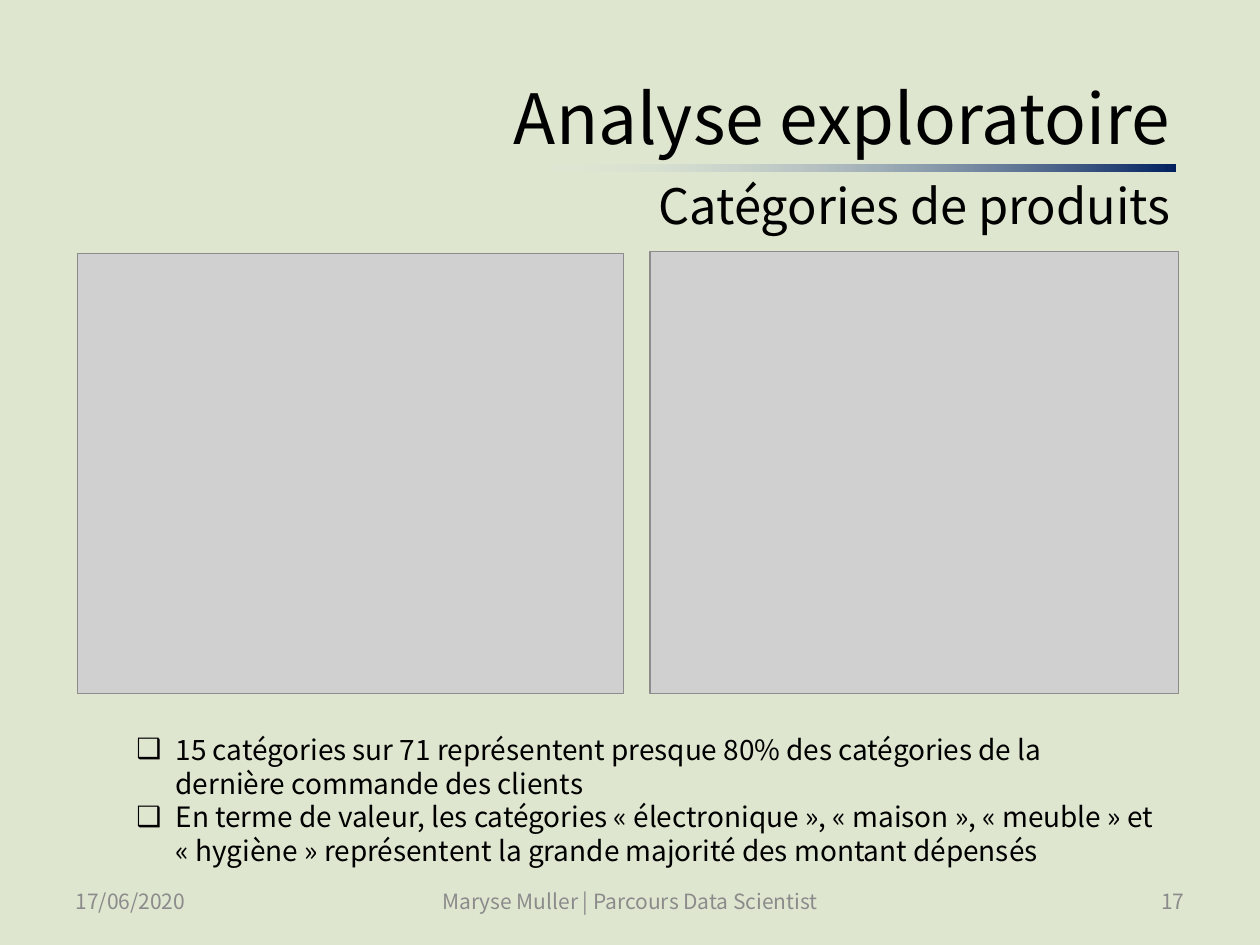
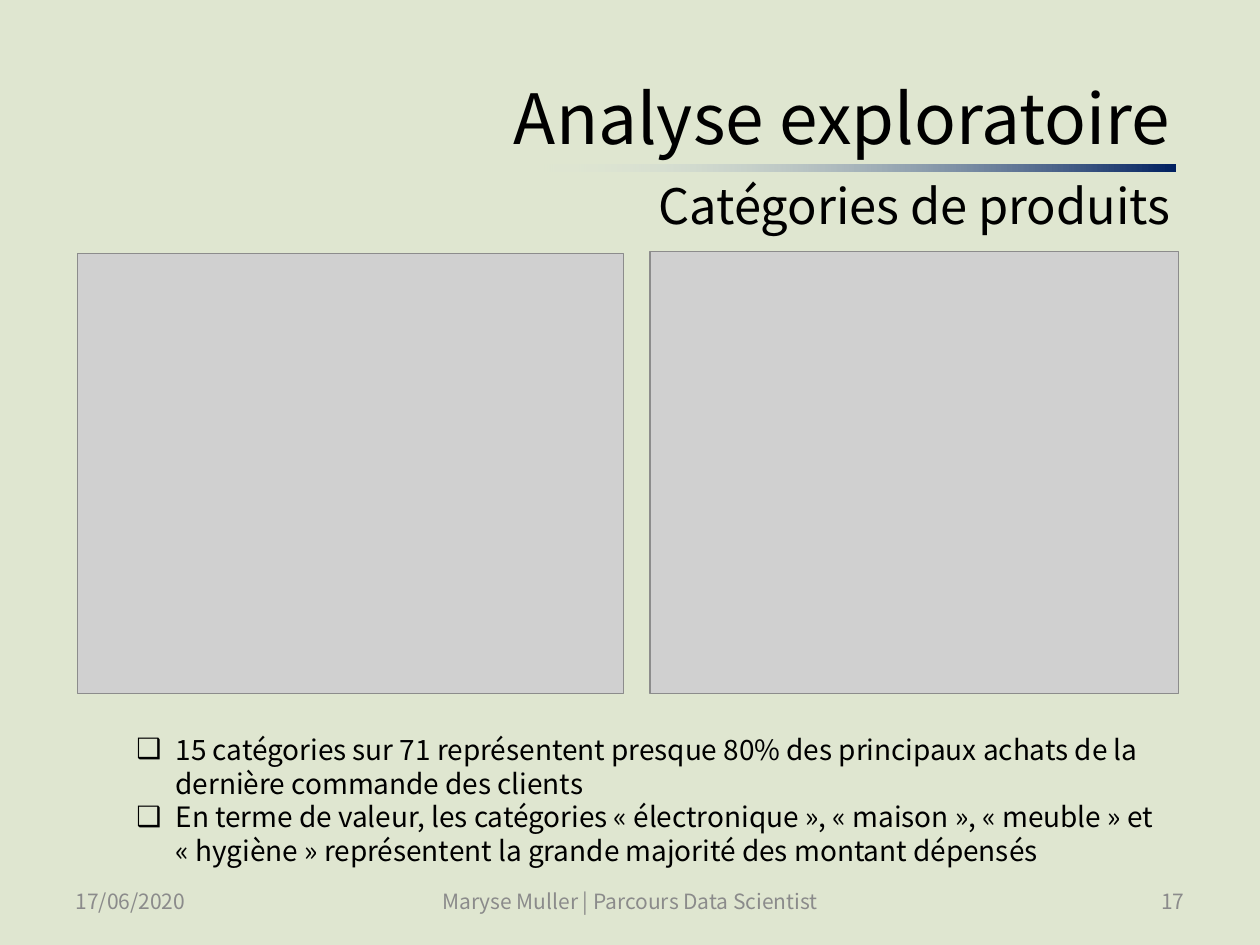
Before and after one commit to SmellyArmure/OC_DS_Project5, a slide deck: slide 17 of PRESENTATION/Projet5.pptx. Drawn at 1260x945 pixels with LibreOffice and Linux fonts; fonts in the diff are those of the drawing; grey boxes stand for pictures. Boxes give left, top, right and bottom in pixels: in the first picture for what was removed or moved away, otherwise in the second. Text is boxed around its words. In the diff, an @@ line names an element or a change of style, - is before the commit and + after.

Commit message:
PROJET TERMINE | P5_Cleaning_EDA_2 : ajouté des graphes de l'analyse temporelle pour la présentation | P5_Clustering : stabilité à l'initialisation des autres algorithmes de clustering, comparaison des résultats. | Présentation : Finalisation de la présentation - (soutenance passée avec succès).

```diff
--- a/PRESENTATION/Projet5.pptx
+++ b/PRESENTATION/Projet5.pptx
@@ text at (176,736,1138,795): text changed @@
-❑ 15 catégories sur 71 représentent presque 80% des catégories de la dernière commande des clients
+❑ 15 catégories sur 71 représentent presque 80% des principaux achats de la dernière commande des clients
```
Also in this commit, not shown: 12 other slides changed, 4 slides added, 3 other files.
